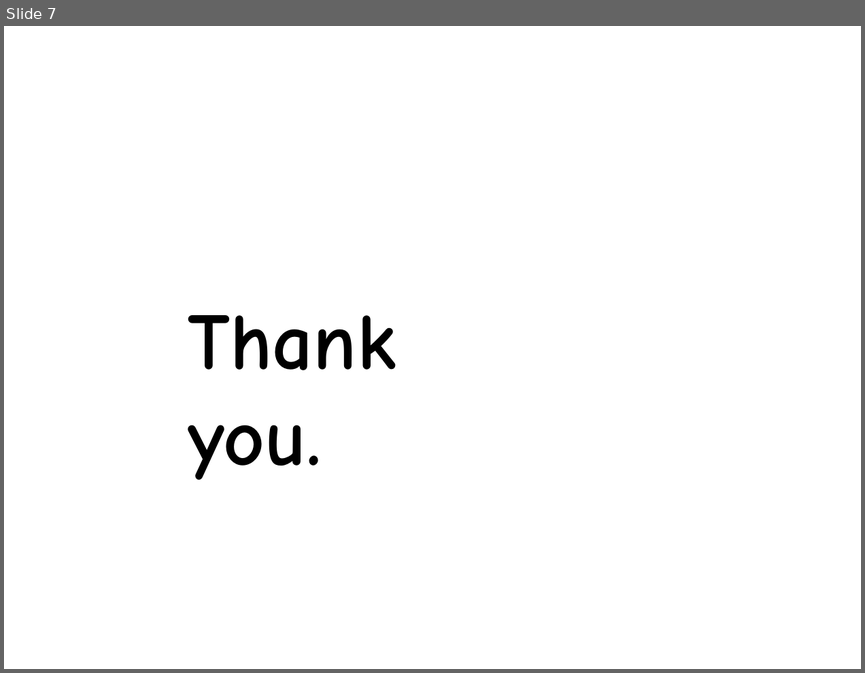
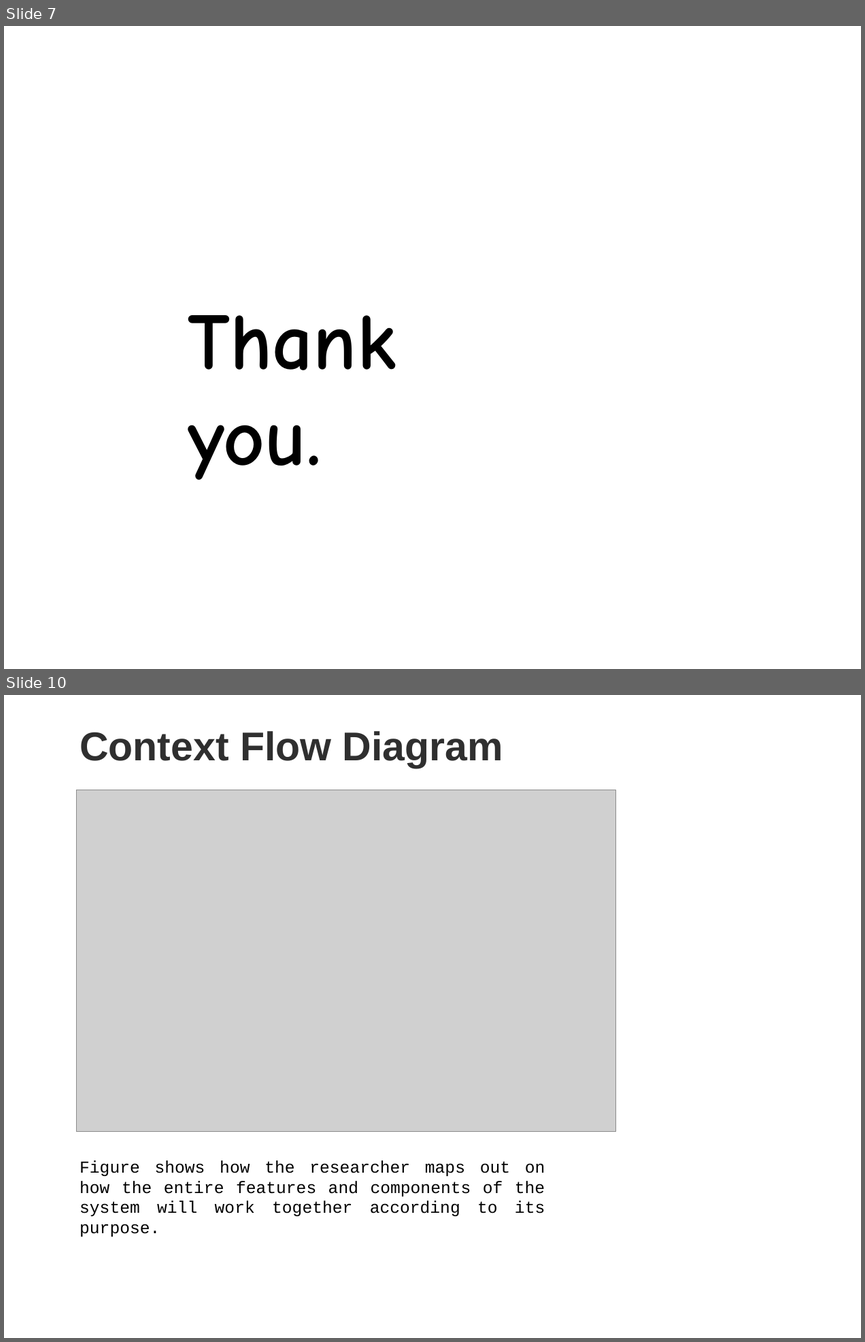
Before and after one commit to awtsmahalko/atjmai, a slide deck: documents/Template-for-Final-Oral.pptx. Shown one above the other, each under a label of ours: slide 7 before the commit, slides 7 and 10 after it; the slides between them are not shown. The pictures are 865x673 and 865x1342 pixels, drawn with LibreOffice and Linux fonts; fonts in the diff are those of the drawing; grey boxes stand for pictures; background and template pictures are left out. Boxes give left, top, right and bottom in pixels: in the first picture for what was removed or moved away, otherwise in the second. Text is boxed around its words. In the diff, an @@ line names an element or a change of style, - is before the commit and + after.

```diff
--- a/documents/Template-for-Final-Oral.pptx
+++ b/documents/Template-for-Final-Oral.pptx
@@ slide 10 added at bbox=[4, 695, 861, 1338], background picture (left out) @@
@@ text added at bbox=[79, 731, 503, 768], 48 pt, text #2F2F2F, bold @@
+Context Flow Diagram
@@ picture added at bbox=[76, 790, 616, 1132] @@
@@ text added at bbox=[79, 1160, 545, 1236], 20 pt, text #000000 @@
+Figure shows how the researcher maps out on how the entire features and components of the system will work together according to its purpose.
```
Also in this commit, not shown: 2 slides changed, 7 other slides added, 1 slide removed, 16 other files.
